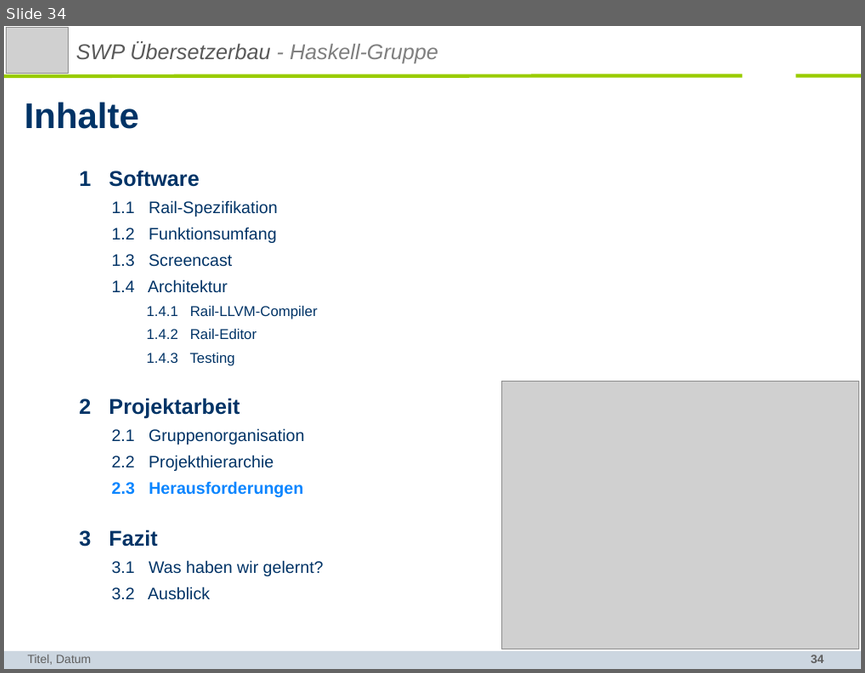
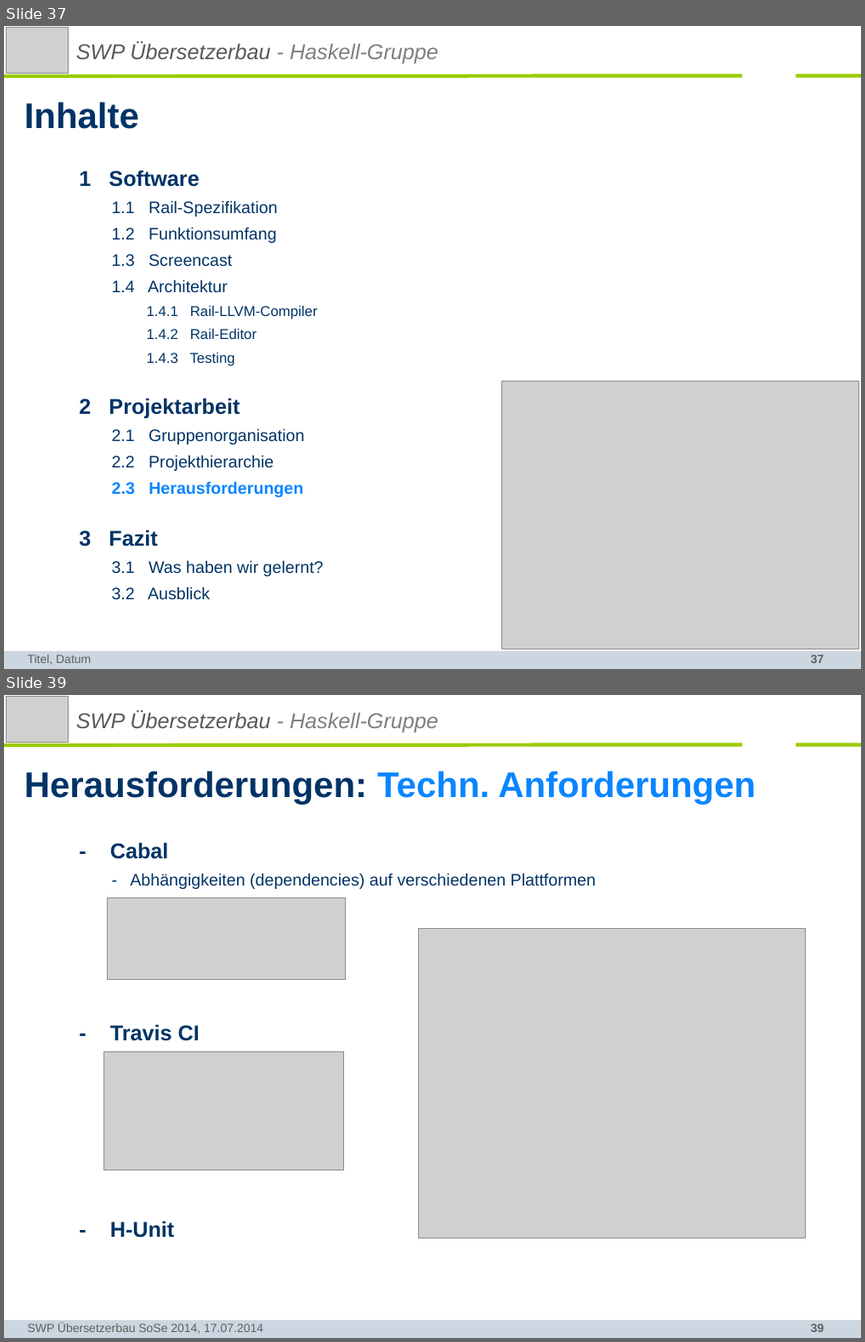
Before and after one commit to SWP-Ubau-SoSe2014-Haskell/SWPSoSe14, a slide deck: documentation/SWPSoSe14MS3.ppt. Shown one above the other, each under a label of ours: slide 34 before the commit, slides 37 and 39 after it; the slides between them are not shown. The pictures are 865x673 and 865x1342 pixels, drawn with LibreOffice and Linux fonts; fonts in the diff are those of the drawing; grey boxes stand for pictures; background and template pictures are left out. Boxes give left, top, right and bottom in pixels: in the first picture for what was removed or moved away, otherwise in the second. Text is boxed around its words. In the diff, an @@ line names an element or a change of style, - is before the commit and + after.

```diff
--- a/documentation/SWPSoSe14MS3.ppt
+++ b/documentation/SWPSoSe14MS3.ppt
@@ slide 39 added at (4,695,861,1338), background #FFFFFF; not listed: 4 template elements that a slide beside it also shows @@
@@ picture added at (7,697,69,742) @@
@@ text added at (76,711,438,732), 18 pt, text #595959, italic @@
+SWP Übersetzerbau - Haskell-Gruppe
@@ title added at (24,771,755,805), 30 pt, text #0A85FF, bold @@
+Herausforderungen: Techn. Anforderungen
@@ text added at (110,842,596,1237), 14 pt, text #003366 @@
+- Cabal
+- Abhängigkeiten (dependencies) auf verschiedenen Plattformen
+- Travis CI
+- H-Unit
@@ picture added at (108,897,345,979) @@
@@ picture added at (418,929,804,1238) @@
@@ picture added at (104,1051,343,1169) @@
@@ text added at (28,1322,263,1333), 10 pt, text #5F5F5F @@
+SWP Übersetzerbau SoSe 2014, 17.07.2014
@@ what was slide 34 is now slide 37 @@
@@ page number at (811,654,824,663): text changed @@
-34
+37
```
Also in this commit, not shown: 7 slides changed, 5 other slides added, 4 slides removed.
